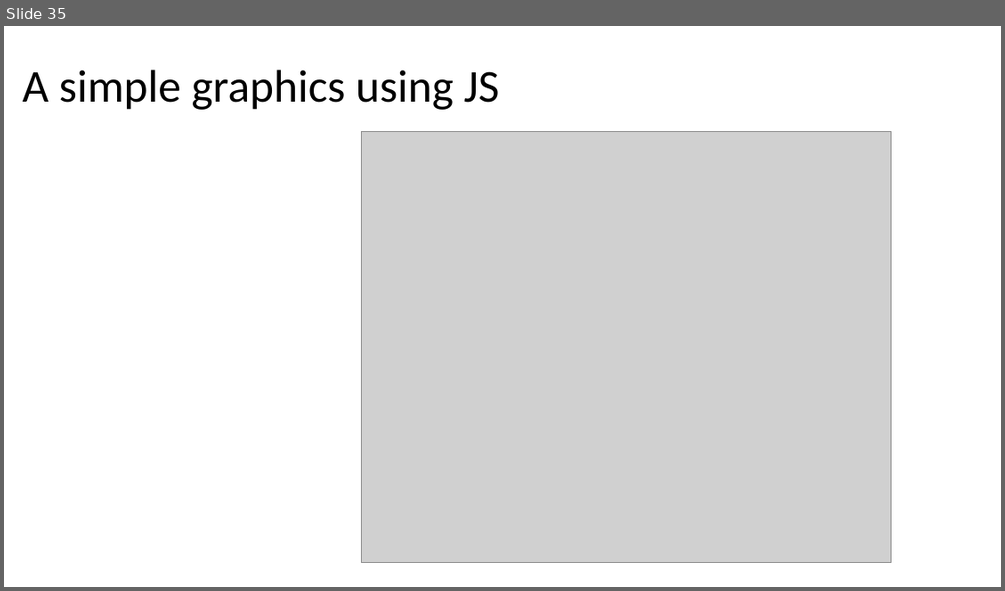
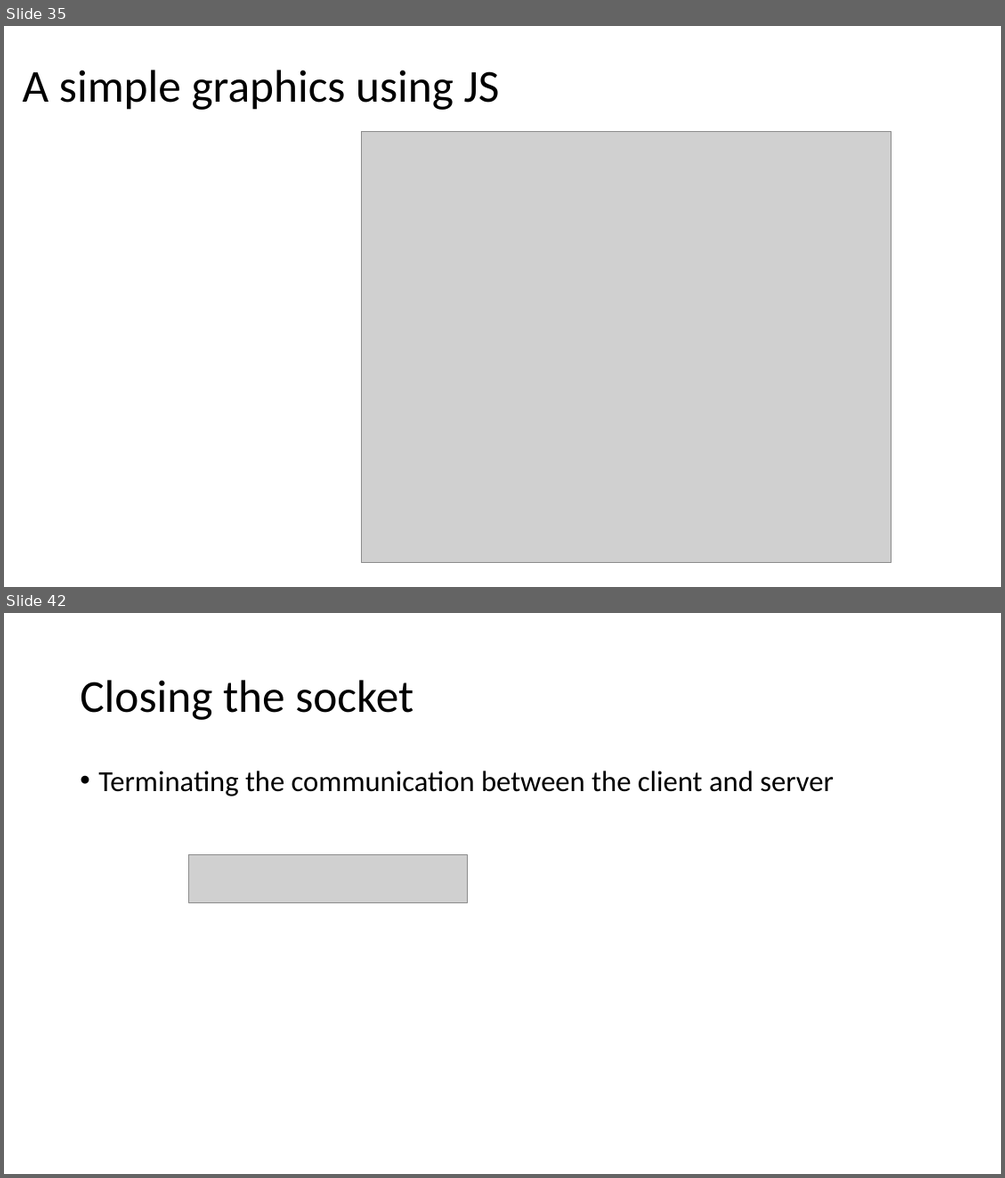
Before and after one commit to sibichakkaravarthy/CSE4004--WebTechnologies, a slide deck: WT_LAB.pptx. Shown one above the other, each under a label of ours: slide 35 before the commit, slides 35 and 42 after it; the slides between them are not shown. The pictures are 1005x591 and 1005x1178 pixels, drawn with LibreOffice and Linux fonts; fonts in the diff are those of the drawing; grey boxes stand for pictures. Boxes give left, top, right and bottom in pixels: in the first picture for what was removed or moved away, otherwise in the second. Text is boxed around its words. In the diff, an @@ line names an element or a change of style, - is before the commit and + after.

Commit message:
Web server

```diff
--- a/WT_LAB.pptx
+++ b/WT_LAB.pptx
@@ slide 42 added at (x1=4, y1=613, x2=1001, y2=1174), background #FFFFFF @@
@@ title added at (x1=80, y1=680, x2=413, y2=720), 44 pt, text #000000 @@
+Closing the socket
@@ text added at (x1=98, y1=771, x2=833, y2=796), 28 pt, text #000000 @@
+• Terminating the communication between the client and server
@@ picture added at (x1=189, y1=855, x2=468, y2=903) @@
```
Also in this commit, not shown: 2 slides changed, 7 other slides added.
